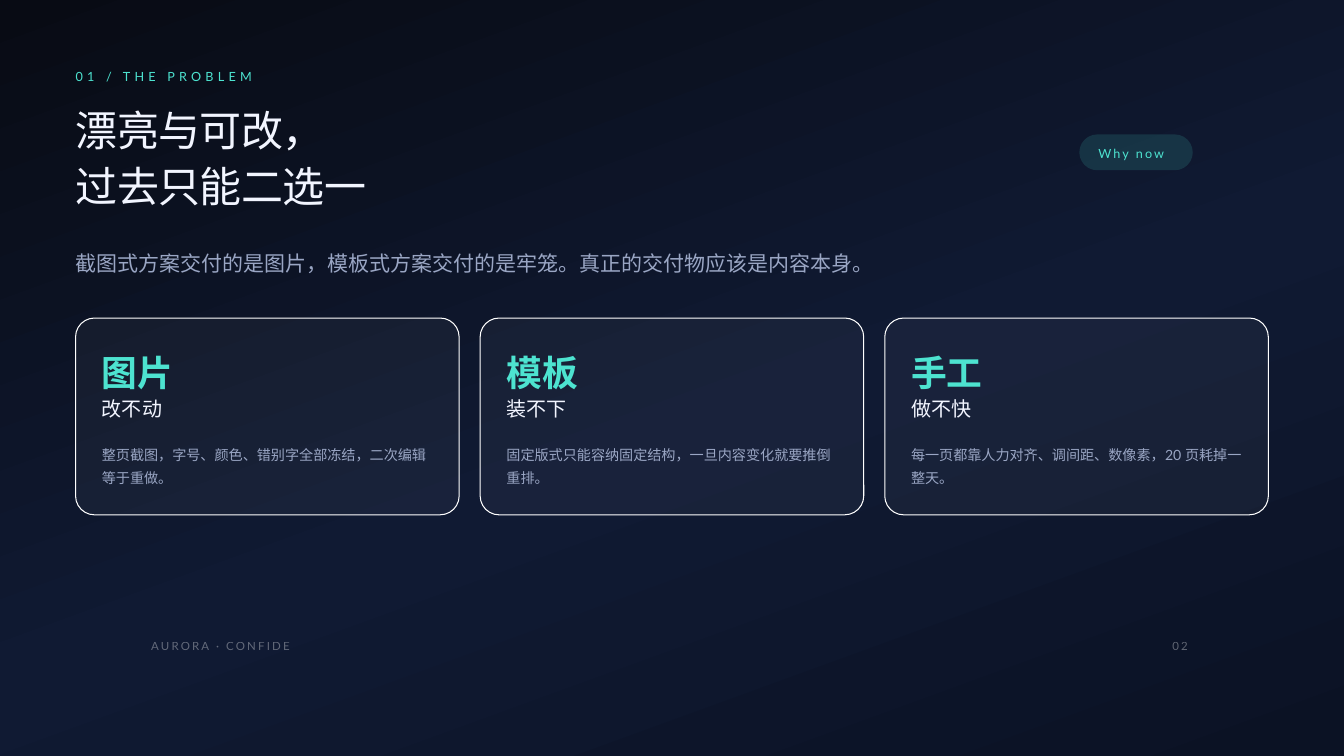
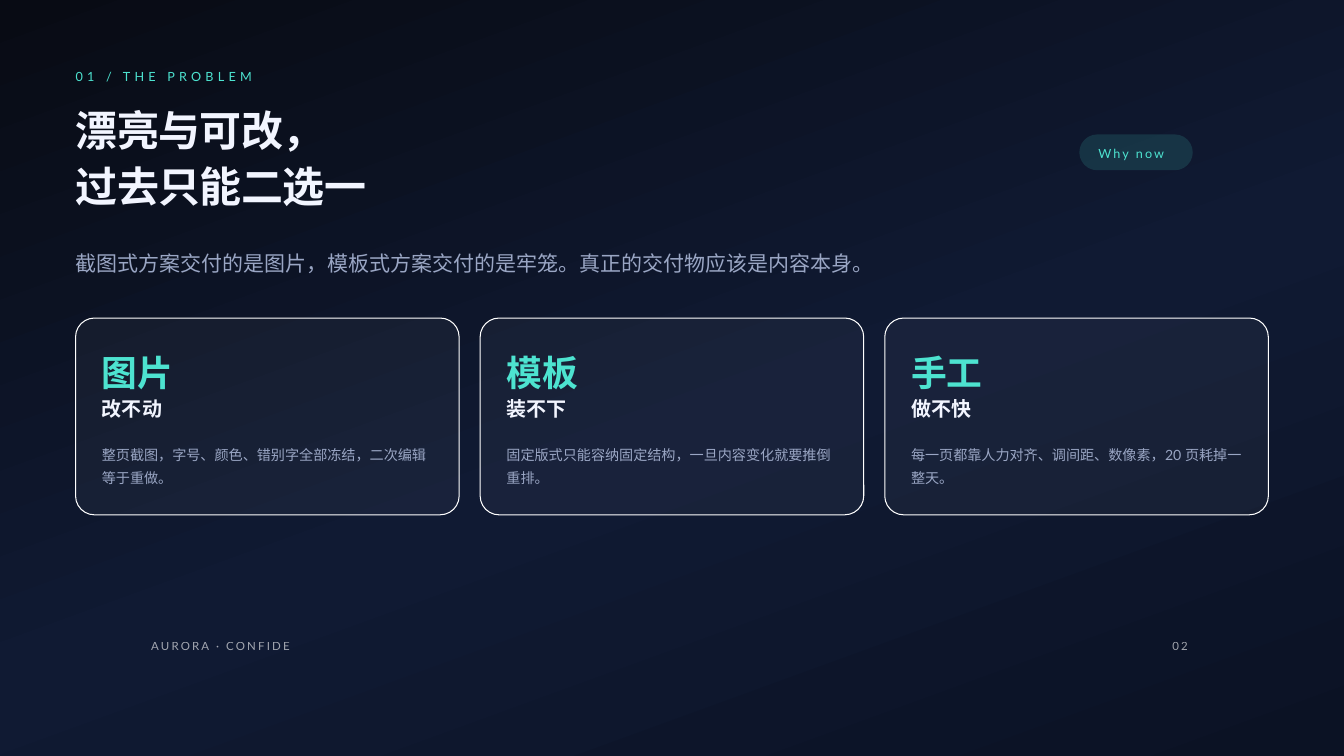
Before and after one commit to CrAckerDrv/pptpress, a slide deck: slide 2 of examples/aurora-launch.pptx. Drawn at 1344x756 pixels with LibreOffice and Linux fonts; fonts in the diff are those of the drawing. Boxes give left, top, right and bottom in pixels: in the first picture for what was removed or moved away, otherwise in the second. Text is boxed around its words. In the diff, an @@ line names an element or a change of style, - is before the commit and + after.

```diff
--- a/examples/aurora-launch.pptx
+++ b/examples/aurora-launch.pptx
@@ bold on in 4 elements at (76, 110, 367, 206), (102, 399, 162, 418), (506, 399, 566, 418), (911, 399, 971, 418) @@
@@ text "AURORA · CONFIDENTIAL" at (151, 642, 333, 650): text colour #FFFFFF at 34% opacity to #FFFFFF at 62% opacity @@
@@ text "02" at (1172, 642, 1187, 650): text colour #FFFFFF at 34% opacity to #FFFFFF at 62% opacity @@
```
Also in this commit, not shown: 5 other slides changed, 44 other files.
